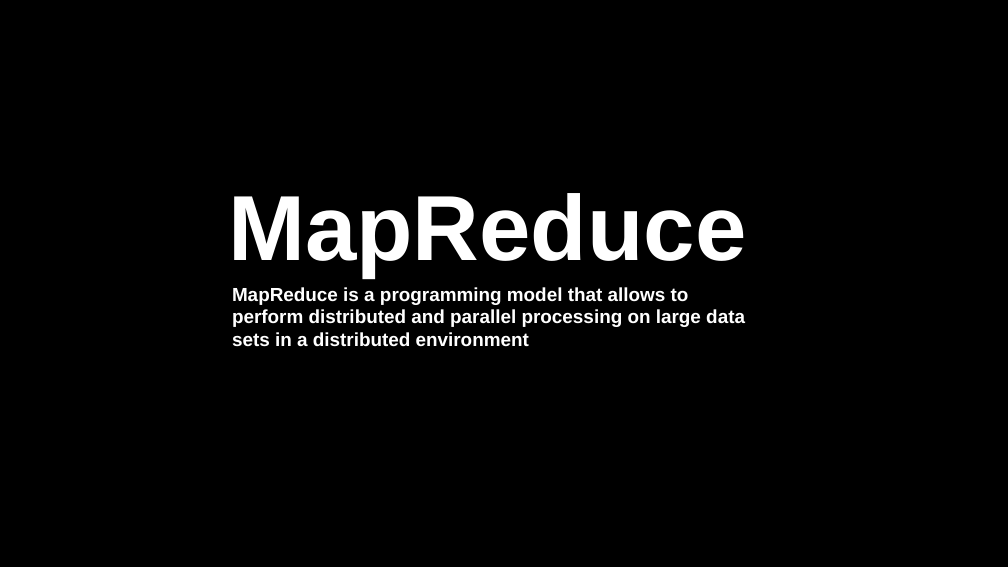
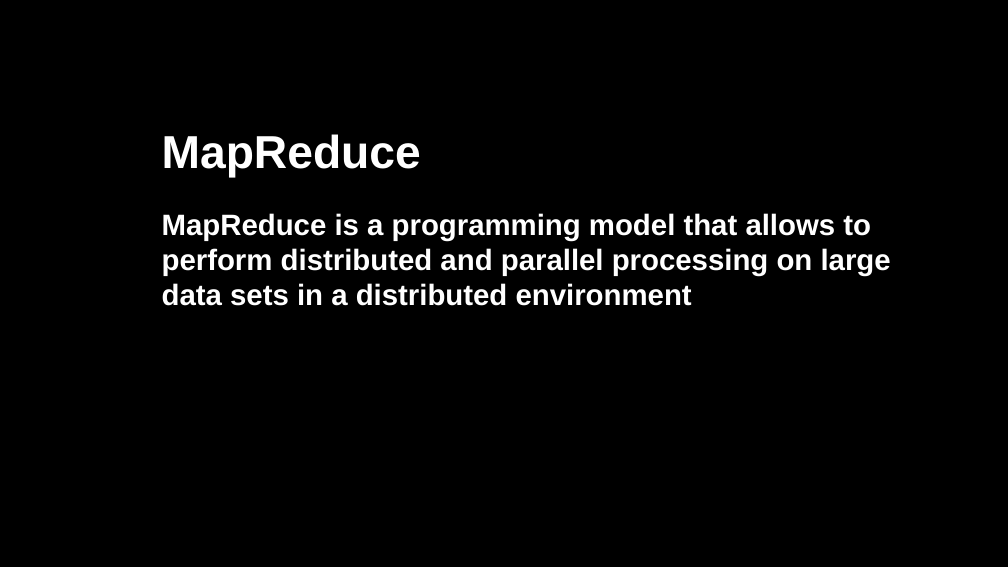
Before and after one commit to kisan101/presentation-on-MapReduce, a slide deck: slide 5 of map_reduce.pptx (slide 1 before the commit). Drawn at 1008x567 pixels with LibreOffice and Linux fonts; fonts in the diff are those of the drawing. Boxes give left, top, right and bottom in pixels: in the first picture for what was removed or moved away, otherwise in the second. Text is boxed around its words. In the diff, an @@ line names an element or a change of style, - is before the commit and + after.

```diff
--- a/map_reduce.pptx
+++ b/map_reduce.pptx
@@ text "MapReduce": place and size @@
-text "MapReduce" at <box>228,193,746,277</box>
+text "MapReduce" at <box>162,134,421,178</box>
@@ text "MapReduce" at <box>162,134,421,178</box>: size 88 to 44 pt @@
@@ text "MapReduce is a programming model ...": place and size @@
-text "MapReduce is a programming model ..." at <box>232,287,745,347</box>
+text "MapReduce is a programming model ..." at <box>162,213,891,306</box>
@@ text "MapReduce is a programming model ..." at <box>162,213,891,306</box>: size 18 to 28 pt @@
```
Also in this commit, not shown: 13 slides added, 7 slides removed.
